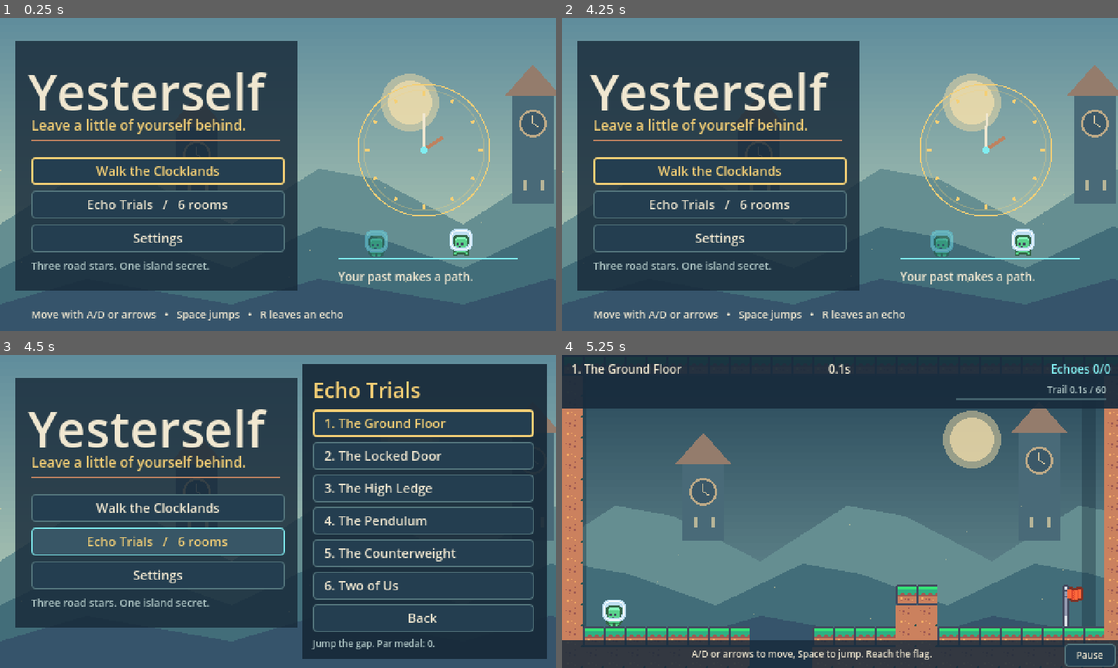
Above: before the commit, frames 1-4 (two rows, left to right).
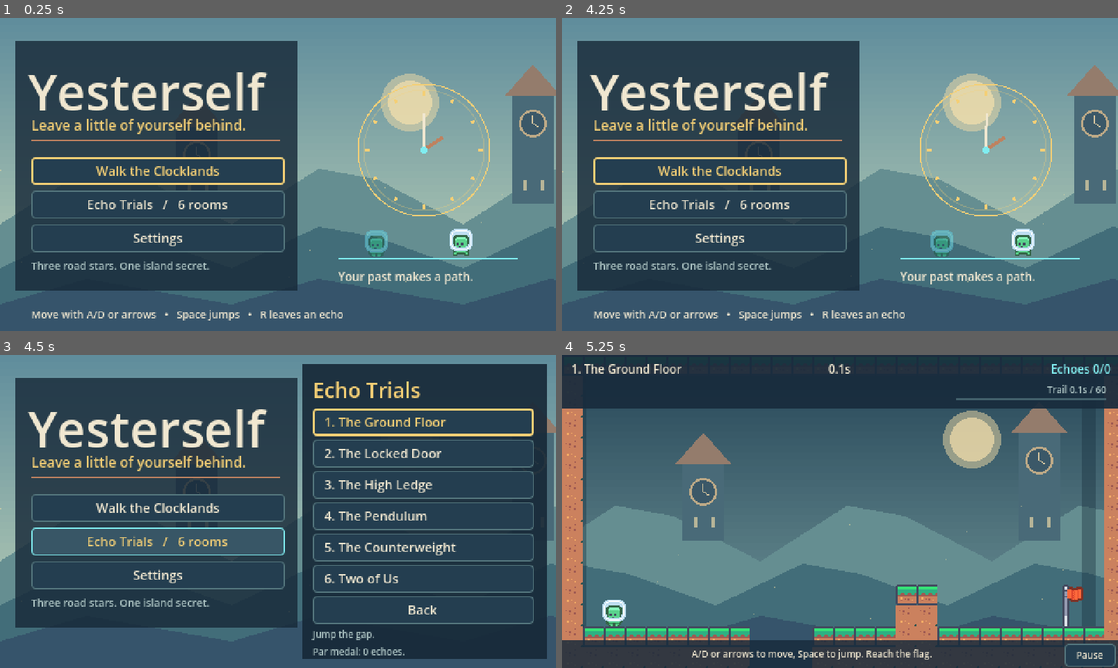
Above: after the commit, the same moments.

Repository: Lingikaushikreddy/echoloop
Game: Godot game, scene res://ui/title_screen.tscn
The game is run twice, just before and just after one commit, with the same random seed, the same clock (stepped at 60 frames per second) and the same inputs.
Inputs (mouse positions are in pixels of both pictures, inside the frame that each line leads up to):
- Up to frame 1 (0.25 s): no input
- Up to frame 2 (4.25 s): click "Walk the Clocklands" at 0.5 s; tap Enter (next_room) at 1.25 s; move the mouse to (812, 237) at 1.27 s; hold W 1.28-2 s; hold R (commit) 1.28-2 s; click (812, 237) at 1.42 s; tap Space (jump) at 1.52 s; drag from (1006, 221) to (634, 212) at 2.02 s; click "Pause" at 2.75 s; click "Main menu" at 3.5 s
- Up to frame 3 (4.5 s): click "Echo Trials / 6 rooms" at 4.25 s
- Up to frame 4 (5.25 s): click "1. The Ground Floor" at 5 s

Frames 1-2 are identical in both runs. In frame 3, 6.9% of the frame differs, in the area x 56-96%, y 17-96%; in frame 4, nothing differs.

Commit message:
docs: finalize reviewed demo and delivery evidence

Diff:
--- a/scripts/capture_demo.gd
+++ b/scripts/capture_demo.gd
@@ -42,6 +42,7 @@
 	var title: Node = await _swap("res://ui/title_screen.tscn")
 	await _save("title")
 	title.show_trials()
+	title.trial_buttons[4].grab_focus()
 	await _save("trials")
 	title.show_settings()
 	await _save("settings")
--- a/ui/title_screen.gd
+++ b/ui/title_screen.gd
@@ -66,7 +66,7 @@
 
 func _build_trials() -> void:
 	_trials = VBoxContainer.new()
-	_trials.add_theme_constant_override("separation", 4)
+	_trials.add_theme_constant_override("separation", 3)
 	_trials.position = Vector2(270, 17)
 	_trials.size.x = 191
 	add_child(_trials)
@@ -93,7 +93,7 @@
 
 
 func _describe_trial(index: int) -> void:
-	_trial_hint.text = "%s Par medal: %d." % [TRIAL_HINTS[index], Game.TRIAL_PAR[index]]
+	_trial_hint.text = "%s\nPar medal: %d echoes." % [TRIAL_HINTS[index], Game.TRIAL_PAR[index]]
 
 
 func _build_settings() -> void:
Binary file changed: docs/screenshots/clocklands.png
Binary file changed: docs/screenshots/counterweight.png
Binary file changed: docs/screenshots/pause.png
Binary file changed: docs/screenshots/results.png
Binary file changed: docs/screenshots/trials.png
Not shown, changed: docs/superpowers/plans/2026-10-02-polished-demo.md
Not shown, added: docs/superpowers/reviews/2026-10-02-polished-demo-review.md
Not shown, changed: docs/superpowers/specs/2026-10-02-polished-demo-design.md
